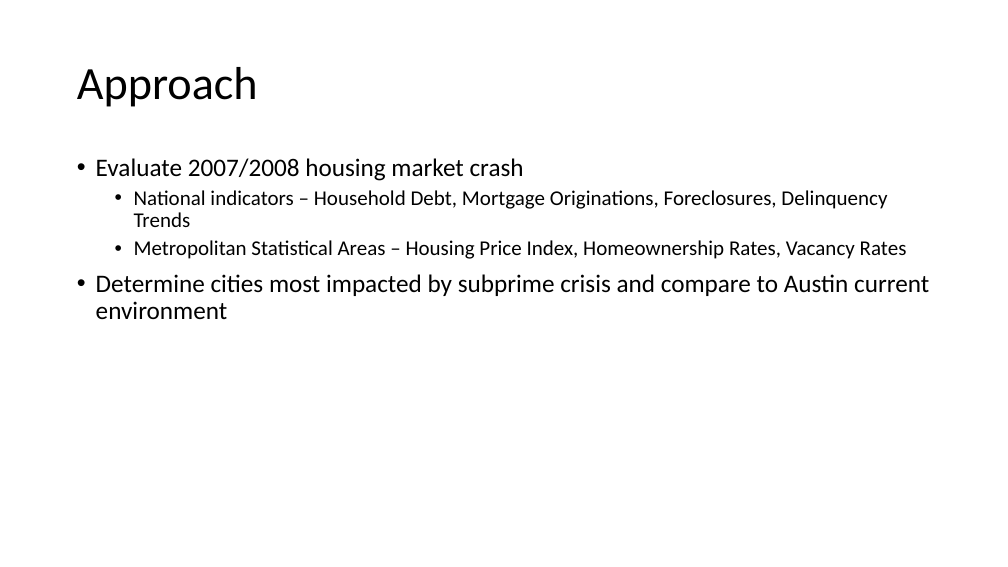
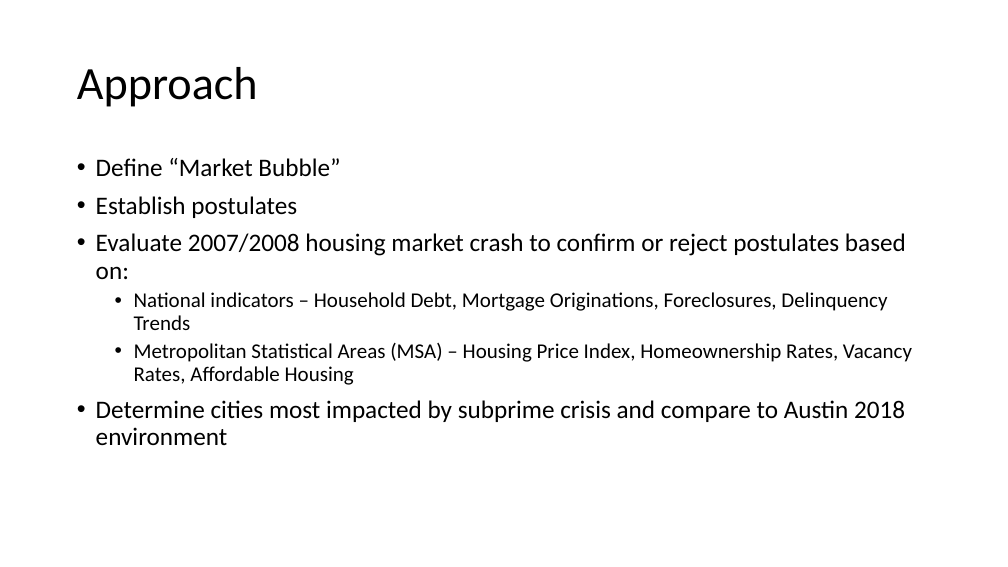
Before and after one commit to bowielh/Project1_Group1, a slide deck: slide 2 of Housing_Bubble.pptx (slide 3 before the commit). Drawn at 1008x567 pixels with LibreOffice and Linux fonts; fonts in the diff are those of the drawing. Boxes give left, top, right and bottom in pixels: in the first picture for what was removed or moved away, otherwise in the second. Text is boxed around its words. In the diff, an @@ line names an element or a change of style, - is before the commit and + after.

```diff
--- a/Housing_Bubble.pptx
+++ b/Housing_Bubble.pptx
@@ text at [96,158,906,279]: text changed @@
-• Evaluate 2007/2008 housing market crash
+• Define “Market Bubble”
+• Establish postulates
+• Evaluate 2007/2008 housing market crash to confirm or reject postulates based on:
@@ text at [96,343,912,445]: text changed; size 24 to 20 pt @@
-  • Metropolitan Statistical Areas – Housing Price Index, Homeownership Rates, Vacancy Rates
-• Determine cities most impacted by subprime crisis and compare to Austin current environment
+  • Metropolitan Statistical Areas (MSA) – Housing Price Index, Homeownership Rates, Vacancy Rates, Affordable Housing
+• Determine cities most impacted by subprime crisis and compare to Austin 2018 environment
```
Also in this commit, not shown: 4 other slides changed, 6 slides added, 2 slides removed, 7 other files.
